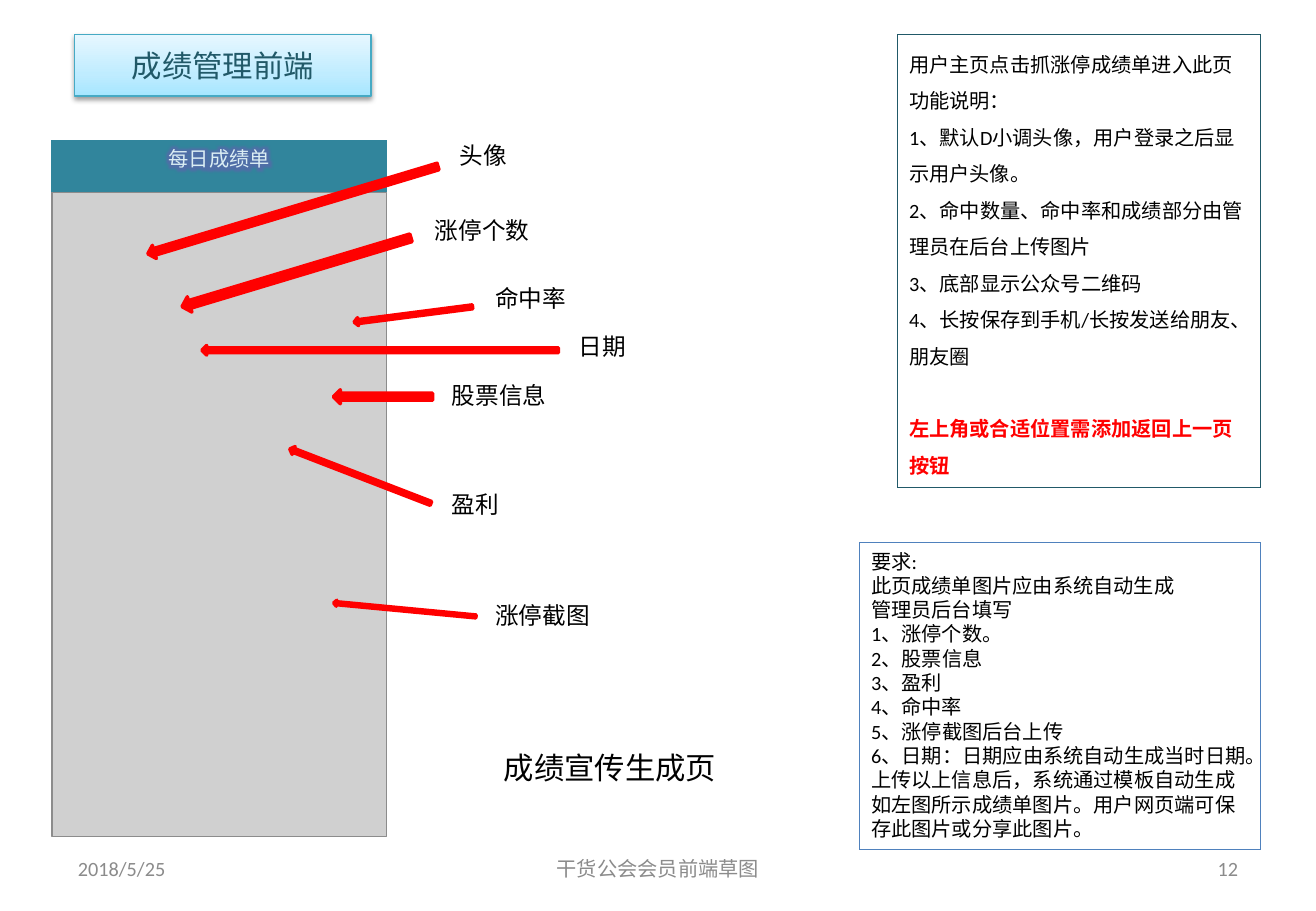
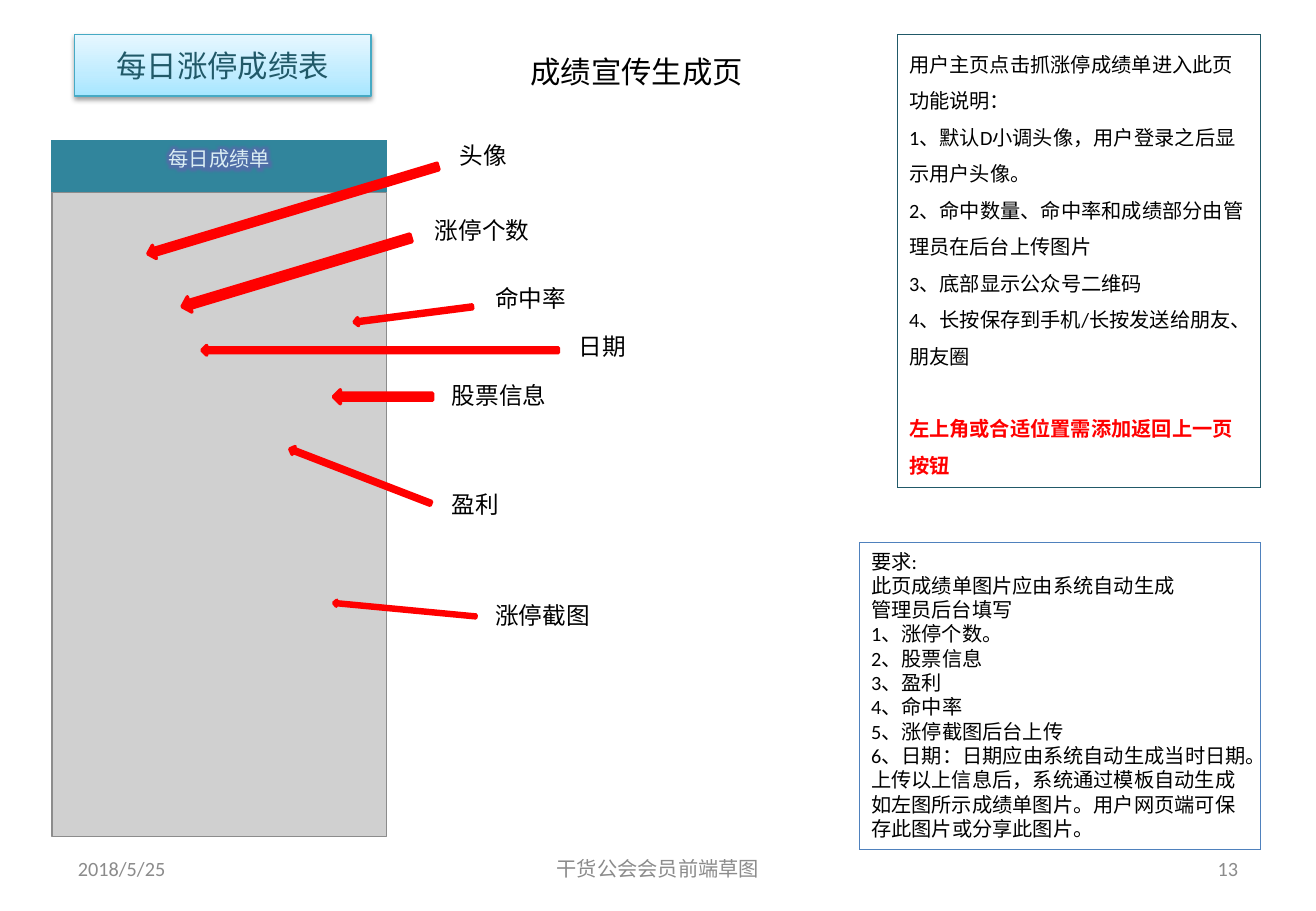
Before and after one commit to Sunset-Knight/simpleDOC, a slide deck: slide 13 of 前端草图180525.pptx (slide 12 before the commit). Drawn at 1316x911 pixels with LibreOffice and Linux fonts; fonts in the diff are those of the drawing; grey boxes stand for pictures. Boxes give left, top, right and bottom in pixels: in the first picture for what was removed or moved away, otherwise in the second. Text is boxed around its words. In the diff, an @@ line names an element or a change of style, - is before the commit and + after.

```diff
--- a/前端草图180525.pptx
+++ b/前端草图180525.pptx
@@ text in rectangle at (x1=116, y1=51, x2=329, y2=80): text changed @@
-成绩管理前端
+每日涨停成绩表
@@ text "成绩宣传生成页" moved from (x1=504, y1=753, x2=717, y2=782) to (x1=530, y1=57, x2=743, y2=86) @@
@@ page number at (x1=1218, y1=863, x2=1238, y2=876): text changed @@
-12
+13
```
Also in this commit, not shown: 1 other slide changed, 1 slide added, 1 other file.
